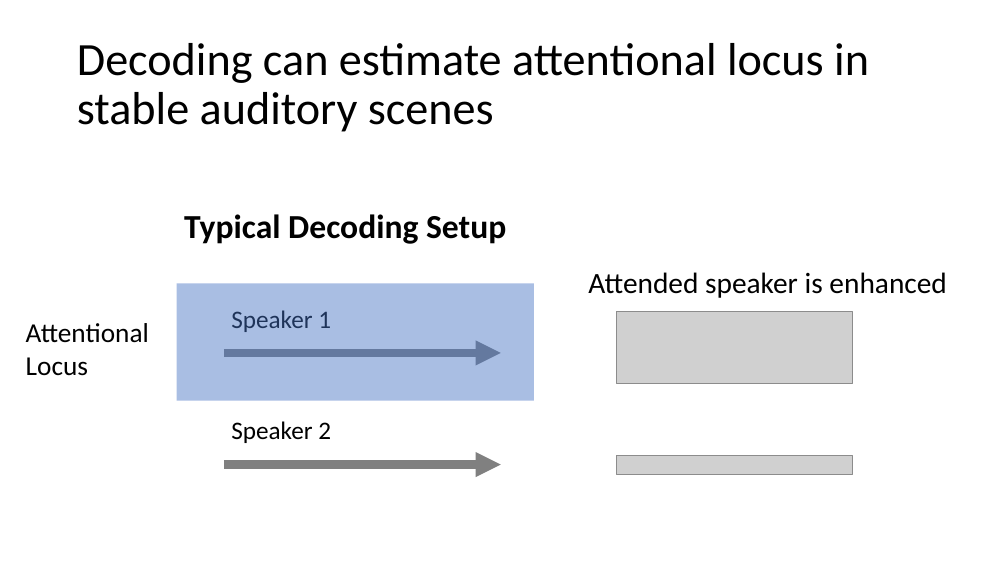
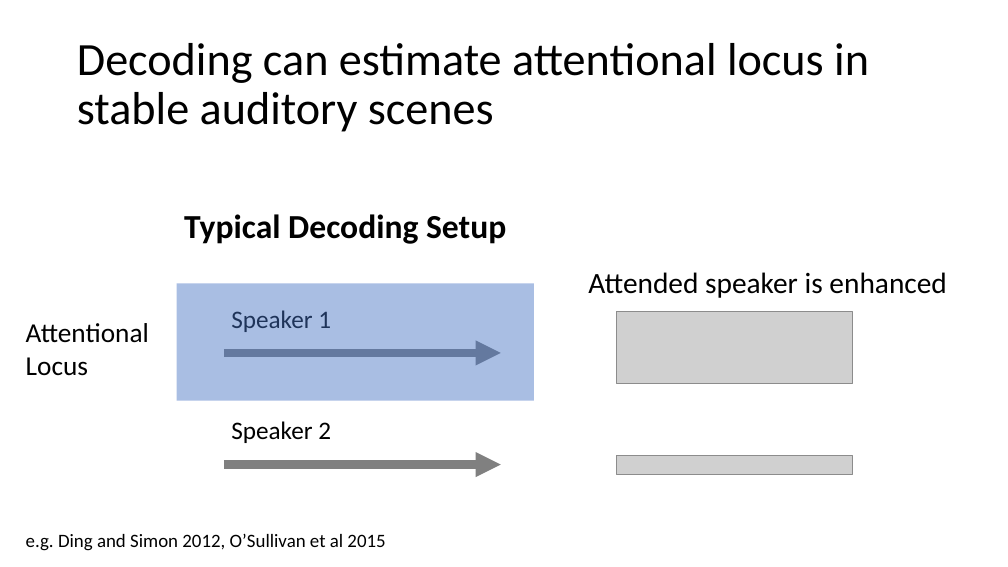
Before and after one commit to haberdashPI/german_track, a slide deck: slide 10 of presentations/ARO_2021/adapting_auditory_attention.pptx. Drawn at 1008x567 pixels with LibreOffice and Linux fonts; fonts in the diff are those of the drawing; grey boxes stand for pictures. Boxes give left, top, right and bottom in pixels: in the first picture for what was removed or moved away, otherwise in the second. Text is boxed around its words. In the diff, an @@ line names an element or a change of style, - is before the commit and + after.

```diff
--- a/presentations/ARO_2021/adapting_auditory_attention.pptx
+++ b/presentations/ARO_2021/adapting_auditory_attention.pptx
@@ text added at box(26, 534, 385, 551), 18 pt, text #000000 @@
+e.g. Ding and Simon 2012, O’Sullivan et al 2015
```
Also in this commit, not shown: 29 other slides changed, 4 slides added, 3 slides removed.
